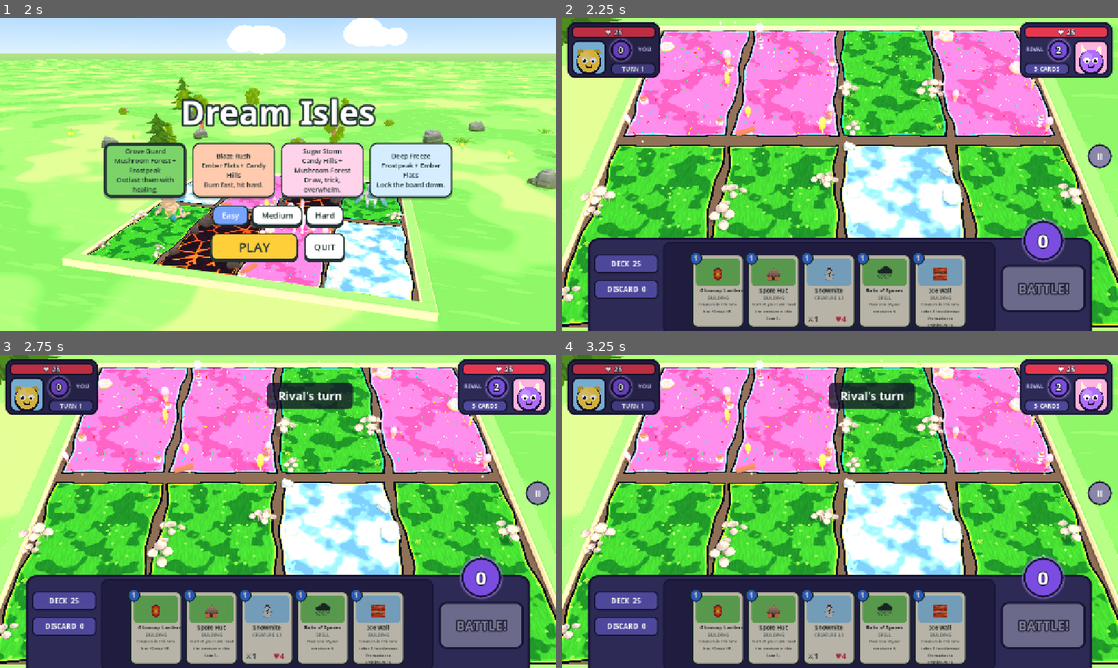
Above: before the commit, frames 1-4 (two rows, left to right).
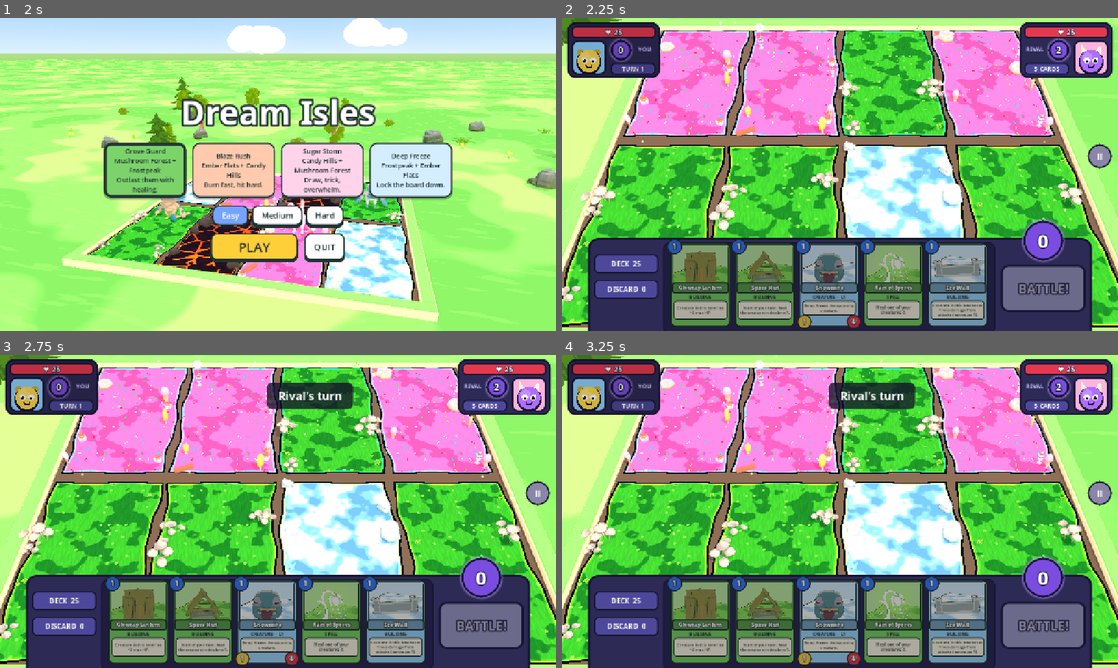
Above: after the commit, the same moments.

Repository: muriarty1893/cardwards
Game: Godot game, scene res://menus/main_menu.tscn
Two runs of this game, one before a commit and one after it. Both use one fixed random seed, a clock stepped at 60 frames per second and the inputs below.
Inputs (mouse positions are in pixels of both pictures, inside the frame that each line leads up to):
- Up to frame 1 (2 s): click "Easy" at 0.5 s; click "Easy" at 1.25 s
- Up to frame 2 (2.25 s): click "PLAY" at 2 s
- Up to frame 3 (2.75 s): no input
- Up to frame 4 (3.25 s): drag from (717, 627) to (895, 442) at 2.77 s

Frame 1 is identical in both runs. In frame 2, 13% of the frame differs, in the area x 18-77%, y 70-100%; in frame 3, 13%; in frame 4, 13%.

Commit message:
feat: illustrated card frames and readable hover in hand
Co-Authored-By: Claude Opus 5.5 <noreply@anthropic.com>
Claude-Session: https://claude.ai/code/session_01KWhDzHoaJZoxty1TDdYE3R

Diff:
--- a/tests/test_ui_layout.gd
+++ b/tests/test_ui_layout.gd
@@ -30,11 +30,29 @@
 	assert_true(cards.size.x > 0, "hand has cards")
 	assert_true(not hud.end_turn_button.get_global_rect().intersects(cards), "END TURN clear of hand at %s" % size)
 	assert_true(cards.position.x >= 0 and cards.end.x <= size.x, "hand fits horizontally at %s" % size)
+	for i: int in [0, 6]:
+		hand.hover(i)
+		await tree.process_frame
+		var hr: Rect2 = hand.hovered_rect()
+		assert_true(screen.encloses(hr), "hovered card %d on screen at %s (%s)" % [i, size, hr])
+		assert_true(not hud.end_turn_button.get_global_rect().intersects(hr), "hovered card %d clear of BATTLE! at %s" % [i, size])
 	holder.queue_free()
 	await tree.process_frame
 
 
 func test_hud_fits() -> bool:
 	await _check(Vector2(1280, 720))
+	await _check(Vector2(1366, 768))
 	await _check(Vector2(1920, 1080))
 	return true
+
+
+func test_card_faces() -> bool:
+	for c: CardData in CardDB.all_cards():
+		var w := CardWidget.new()
+		w.setup(c, 0)
+		assert_true(w.art_texture() != null, "art for %s" % c.id)
+		if c.text != "":
+			assert_eq(w.text_label().text, c.text, "rules text on %s" % c.id)
+		w.free()
+	return true
--- a/tools/screenshot.gd
+++ b/tools/screenshot.gd
@@ -8,6 +8,8 @@
 var _path: String = ""
 ## --fps-log=<seconds>: after a 2 s warm-up, sample frame times, print a summary and quit.
 var _fps_secs: float = 0.0
+## --hover-card=<i>: hover card i in the match hand before the shot.
+var _hover_card: int = -1
 var _fps_t: float = 0.0
 var _fps_frames: int = 0
 var _fps_worst: float = 0.0
@@ -26,6 +28,8 @@
 			_frames = int(arg.substr(14))
 		elif arg.begins_with("--fps-log="):
 			_fps_secs = float(arg.substr(10))
+		elif arg.begins_with("--hover-card="):
+			_hover_card = int(arg.substr(13))
 	set_process(_path != "" or _fps_secs > 0.0)
 
 
@@ -45,6 +49,14 @@
 		scene.reparent(_vp, false)
 		return
 	_frames -= 1
+	if _hover_card >= 0 and _frames == 10:
+		var hand: Node = _vp.find_child("Hand", true, false)
+		if hand == null:
+			for n: Node in _vp.find_children("*", "Control", true, false):
+				if n is Hand:
+					hand = n
+		if hand:
+			(hand as Hand).hover(_hover_card)
 	if _frames > 0:
 		return
 	_vp.get_texture().get_image().save_png(_path)
--- a/view/ui/card_widget.gd
+++ b/view/ui/card_widget.gd
@@ -1,24 +1,16 @@
 class_name CardWidget
 extends Control
-## A 120x168 card face for the hand.
+## A 140x196 card face: land-coloured frame with an ink border, baked picture, name ribbon,
+## type line, rules text, cost gem and (creatures) sword and heart badges.
 
-const SIZE := Vector2(120, 168)
-const ICONS: Dictionary = {
-	&"sporeling": "🍄", &"mossback": "🐢", &"puffcap": "🌼", &"glimmer_morel": "✨", &"rootstalker": "🌳",
-	&"elder_shroomhulk": "👑", &"spore_hut": "🛖", &"glowcap_lantern": "🏮", &"rain_of_spores": "🌧", &"regrowth": "🌱",
-	&"cinderpup": "🐶", &"ashmite": "🪲", &"flarebeak": "🐦", &"magmaw": "👹", &"blazehorn": "🐗",
-	&"inferno_drake": "🐉", &"kiln_tower": "🏭", &"smokestack": "🗼", &"fireball": "☄", &"ember_rain": "🔥",
-	&"gumdrop": "🍬", &"taffy_snail": "🐌", &"lollibat": "🦇", &"sugar_sprite": "🧚", &"jellywobble": "🪼",
-	&"bonbon_behemoth": "🍩", &"sugar_shack": "🏠", &"candy_mill": "🎡", &"sugar_rush": "🍭", &"swap_trick": "🔀",
-	&"snowmite": "⛄", &"iceling": "🧊", &"frostfang": "🐺", &"glacier_tortoise": "🐢", &"rimewing": "🦋",
-	&"blizzard_titan": "🗿", &"ice_wall": "🧱", &"frost_spire": "🏔", &"cold_snap": "❄", &"avalanche": "🌨",
-}
-const KIND_NAMES: Array[String] = ["creature", "building", "spell"]
+const SIZE := Vector2(140, 196)
+const ART := Rect2(8, 8, 124, 93)
+const KIND_NAMES: Array[String] = ["CREATURE", "BUILDING", "SPELL"]
 
 var card: CardData
 var index: int = -1
-var _face: Panel
-var _tip: PanelContainer
+var _art: TextureRect
+var _text: Label
 
 
 func setup(c: CardData, i: int) -> void:
@@ -26,86 +18,98 @@
 	index = i
 	custom_minimum_size = SIZE
 	size = SIZE
-	pivot_offset = Vector2(SIZE.x / 2.0, SIZE.y)
+	pivot_offset = Vector2.ZERO
 	mouse_filter = Control.MOUSE_FILTER_STOP
-	_face = Panel.new()
-	_face.size = SIZE
-	_face.mouse_filter = Control.MOUSE_FILTER_IGNORE
-	var sb := UiStyle.panel(Palette.PAPER, 12)
-	_face.add_theme_stylebox_override("panel", sb)
-	add_child(_face)
-	var art := Panel.new()
-	art.position = Vector2(9, 10)
-	art.size = Vector2(SIZE.x - 18, 62)
-	var asb := StyleBoxFlat.new()
-	asb.bg_color = Palette.LAND_CARD[c.land]
-	asb.set_corner_radius_all(8)
-	art.add_theme_stylebox_override("panel", asb)
-	art.mouse_filter = Control.MOUSE_FILTER_IGNORE
-	_face.add_child(art)
-	var icon := UiStyle.label(ICONS.get(c.id, "?"), 34)
-	icon.size = art.size
-	icon.horizontal_alignment = HORIZONTAL_ALIGNMENT_CENTER
-	icon.vertical_alignment = VERTICAL_ALIGNMENT_CENTER
-	art.add_child(icon)
-	var name_l := UiStyle.bold(UiStyle.label(c.display_name, 12 if c.display_name.length() > 13 else 13))
-	name_l.position = Vector2(4, 74)
-	name_l.size = Vector2(SIZE.x - 8, 20)
+	var land: Color = Palette.LAND_CARD[c.land]
+	var frame := _panel(Rect2(Vector2.ZERO, SIZE), land, 4, 12)
+	add_child(frame)
+	# Picture window.
+	var art_back := _panel(ART.grow(2), Palette.INK, 0, 8)
+	frame.add_child(art_back)
+	_art = TextureRect.new()
+	_art.position = ART.position
+	_art.size = ART.size
+	_art.expand_mode = TextureRect.EXPAND_IGNORE_SIZE
+	_art.stretch_mode = TextureRect.STRETCH_KEEP_ASPECT_COVERED
+	_art.mouse_filter = Control.MOUSE_FILTER_IGNORE
+	if ResourceLoader.exists(VisualDB.art_path(c.id)):
+		_art.texture = load(VisualDB.art_path(c.id)) as Texture2D
+	frame.add_child(_art)
+	# Name ribbon across the bottom of the picture.
+	var ribbon := _panel(Rect2(4, 92, SIZE.x - 8, 26), land.darkened(0.25), 3, 6)
+	frame.add_child(ribbon)
+	var name_l := UiStyle.title(UiStyle.label(c.display_name, 15 if c.display_name.length() <= 13 else 14, Color.WHITE)) as Label
+	name_l.size = ribbon.size
 	name_l.horizontal_alignment = HORIZONTAL_ALIGNMENT_CENTER
+	name_l.vertical_alignment = VERTICAL_ALIGNMENT_CENTER
 	name_l.clip_text = true
-	_face.add_child(name_l)
-	var kind := UiStyle.label(KIND_NAMES[c.kind].to_upper() + ("  L%d" % c.level if c.is_creature() else ""), 10, Color("#667777"))
-	kind.position = Vector2(4, 93)
+	name_l.add_theme_color_override("font_outline_color", Palette.INK)
+	name_l.add_theme_constant_override("outline_size", 6)
+	ribbon.add_child(name_l)
+	var kind := UiStyle.bold(UiStyle.label(KIND_NAMES[c.kind] + ("  ·  L%d" % c.level if c.is_creature() else ""), 10, Palette.INK))
+	kind.position = Vector2(4, 119)
 	kind.size = Vector2(SIZE.x - 8, 14)
 	kind.horizontal_alignment = HORIZONTAL_ALIGNMENT_CENTER
-	_face.add_child(kind)
+	frame.add_child(kind)
+	# Rules text on a paper panel (kept above the stat badges on creatures).
+	var text_rect := Rect2(8, 134, SIZE.x - 16, 34 if c.is_creature() else 44)
+	var paper := _panel(text_rect, Palette.PAPER, 2, 6)
+	frame.add_child(paper)
+	_text = UiStyle.label(c.text, 10 if c.text.length() <= 34 else 9, Palette.INK)
+	_text.autowrap_mode = TextServer.AUTOWRAP_WORD_SMART
+	_text.horizontal_alignment = HORIZONTAL_ALIGNMENT_CENTER
+	_text.vertical_alignment = VERTICAL_ALIGNMENT_CENTER
+	_text.position = Vector2(3, 0)
+	_text.size = text_rect.size - Vector2(6, 0)
+	_text.add_theme_constant_override("line_spacing", -2)
+	paper.add_child(_text)
+	paper.visible = c.text != ""
+	add_child(_gem(Vector2(-8, -8), 36, Palette.MAGIC, str(c.cost), 18))
 	if c.is_creature():
-		var atk := UiStyle.bold(UiStyle.label("⚔%d" % c.attack, 17))
-		atk.position = Vector2(10, 136)
-		_face.add_child(atk)
-		var hp := UiStyle.bold(UiStyle.label("♥%d" % c.health, 17, Palette.HP))
-		hp.position = Vector2(SIZE.x - 46, 136)
-		_face.add_child(hp)
-	else:
-		var tx := UiStyle.label(c.text, 9, Palette.INK)
-		tx.autowrap_mode = TextServer.AUTOWRAP_WORD_SMART
-		tx.horizontal_alignment = HORIZONTAL_ALIGNMENT_CENTER
-		tx.clip_text = false
-		tx.custom_minimum_size = Vector2(SIZE.x - 16, 0)
-		_face.add_child(tx)
-		tx.position = Vector2(8, 108)
-		tx.size = Vector2(SIZE.x - 16, 54)
-	var cost := Panel.new()
-	cost.position = Vector2(-6, -6)
-	cost.size = Vector2(30, 30)
-	var csb := StyleBoxFlat.new()
-	csb.bg_color = Palette.MAGIC
-	csb.border_color = Palette.INK
-	csb.set_border_width_all(3)
-	csb.set_corner_radius_all(15)
-	cost.add_theme_stylebox_override("panel", csb)
-	cost.mouse_filter = Control.MOUSE_FILTER_IGNORE
-	var cl := UiStyle.bold(UiStyle.label(str(c.cost), 16, Color.WHITE))
-	cl.size = cost.size
-	cl.horizontal_alignment = HORIZONTAL_ALIGNMENT_CENTER
-	cl.vertical_alignment = VERTICAL_ALIGNMENT_CENTER
-	cost.add_child(cl)
-	add_child(cost)
-	_tip = PanelContainer.new()
-	_tip.add_theme_stylebox_override("panel", UiStyle.panel(Color(1, 1, 1, 0.97), 10))
-	var tl := UiStyle.label("%s\n%s" % [c.display_name, c.text if c.text != "" else "No ability."], 14)
-	tl.autowrap_mode = TextServer.AUTOWRAP_WORD_SMART
-	tl.custom_minimum_size = Vector2(200, 0)
-	_tip.add_child(tl)
-	_tip.position = Vector2(-40, -110)
-	_tip.visible = false
-	_tip.mouse_filter = Control.MOUSE_FILTER_IGNORE
-	add_child(_tip)
+		add_child(_gem(Vector2(-4, 166), 34, Color("#ffcf3a"), str(c.attack), 17, "⚔"))
+		add_child(_gem(Vector2(SIZE.x - 30, 166), 34, Palette.HP, str(c.health), 17, "♥"))
+
+
+func art_texture() -> Texture2D:
+	return _art.texture
+
+
+func text_label() -> Label:
+	return _text
 
 
 func set_playable(on: bool) -> void:
-	modulate = Color.WHITE if on else Color(0.72, 0.72, 0.72, 1.0)
+	modulate = Color.WHITE if on else Color(0.68, 0.68, 0.68, 1.0)
 
 
-func show_tip(on: bool) -> void:
-	_tip.visible = on and card.text != ""
+func _panel(r: Rect2, bg: Color, border: int, radius: int) -> Panel:
+	var p := Panel.new()
+	p.position = r.position
+	p.size = r.size
+	p.mouse_filter = Control.MOUSE_FILTER_IGNORE
+	var sb := StyleBoxFlat.new()
+	sb.bg_color = bg
+	sb.border_color = Palette.INK
+	sb.set_border_width_all(border)
+	sb.set_corner_radius_all(radius)
+	p.add_theme_stylebox_override("panel", sb)
+	return p
+
+
+## Round badge with a number (and a faint symbol behind it).
+func _gem(pos: Vector2, d: float, col: Color, value: String, font: int, symbol: String = "") -> Panel:
+	var g := _panel(Rect2(pos, Vector2(d, d)), col, 3, int(d / 2.0))
+	if symbol != "":
+		var s := UiStyle.label(symbol, int(d * 0.62), Color(1, 1, 1, 0.35))
+		s.size = g.size
+		s.horizontal_alignment = HORIZONTAL_ALIGNMENT_CENTER
+		s.vertical_alignment = VERTICAL_ALIGNMENT_CENTER
+		g.add_child(s)
+	var l := UiStyle.title(UiStyle.label(value, font, Color.WHITE)) as Label
+	l.size = g.size
+	l.horizontal_alignment = HORIZONTAL_ALIGNMENT_CENTER
+	l.vertical_alignment = VERTICAL_ALIGNMENT_CENTER
+	l.add_theme_color_override("font_outline_color", Palette.INK)
+	l.add_theme_constant_override("outline_size", 6)
+	g.add_child(l)
+	return g
--- a/view/ui/hand.gd
+++ b/view/ui/hand.gd
@@ -1,12 +1,15 @@
 class_name Hand
 extends Control
-## Fanned hand of cards along the bottom. Hover raises a card; press-drag-release plays it.
+## Row of cards along the bottom. Hover lifts and enlarges a card so it can be read;
+## press-drag-release plays it.
 
 signal card_drag_started(index: int)
 signal card_dropped(index: int, screen_pos: Vector2)
 
 ## The hand is a straight row inside the HUD tray, between its left and right columns.
-const MAX_STEP := 128.0
+const MAX_STEP := 148.0
+## A hovered card grows to this scale (replaces the old tooltip).
+const HOVER_SCALE := 1.6
 const RAISE := 34.0
 const REGION_LEFT := 240.0
 const REGION_RIGHT := 290.0
@@ -17,6 +20,8 @@
 var _drag: int = -1
 var _drag_offset: Vector2
 var enabled: bool = true
+## Where the last dragged card was released (playback flies the card from here).
+var last_drop_pos: Vector2 = Vector2.ZERO
 
 
 func _init() -> void:
@@ -59,22 +64,46 @@
 		if i == _drag:
 			continue
 		var w: CardWidget = _cards[i]
-		var pos: Vector2 = _home(i) - (Vector2(0, RAISE) if i == _hover else Vector2.ZERO)
-		var rot: float = 0.0
-		w.z_index = 10 if i == _hover else i
-		w.show_tip(i == _hover and _drag < 0)
+		var hovered: bool = i == _hover and _drag < 0
+		var pos: Vector2 = _hover_rect(i).position if hovered else _home(i)
+		var sc: Vector2 = Vector2.ONE * (HOVER_SCALE if hovered else 1.0)
+		w.z_index = 10 if hovered else i
 		if animated:
 			var tw := w.create_tween().set_parallel(true).set_trans(Tween.TRANS_BACK).set_ease(Tween.EASE_OUT)
 			tw.tween_property(w, "position", pos, 0.15)
-			tw.tween_property(w, "rotation", rot, 0.15)
+			tw.tween_property(w, "scale", sc, 0.15)
 		else:
 			w.position = pos
-			w.rotation = rot
+			w.scale = sc
 
 
 func _notification(what: int) -> void:
 	if what == NOTIFICATION_RESIZED:
 		_layout(false)
+
+
+## Enlarged card i: grown from its bottom centre, lifted, kept inside the hand region.
+func _hover_rect(i: int) -> Rect2:
+	var home := Rect2(_home(i), CardWidget.SIZE)
+	var big: Vector2 = CardWidget.SIZE * HOVER_SCALE
+	var x: float = home.get_center().x - big.x / 2.0
+	x = clampf(x, REGION_LEFT, maxf(REGION_LEFT, size.x - REGION_RIGHT - big.x))
+	var bottom: float = home.end.y - RAISE
+	return Rect2(Vector2(x, maxf(0.0, bottom - big.y)), big)
+
+
+## Screen rect of the hovered card (empty if none).
+func hovered_rect() -> Rect2:
+	if _hover < 0:
+		return Rect2()
+	var r: Rect2 = _hover_rect(_hover)
+	return Rect2(global_position + r.position, r.size)
+
+
+## Same as the mouse entering card i (tests use it).
+func hover(i: int) -> void:
+	_hover = i
+	_layout(false)
 
 
 func cards_rect() -> Rect2:
@@ -106,9 +135,8 @@
 		_drag = i
 		_hover = -1
 		var w: CardWidget = _cards[i]
-		w.rotation = 0.0
+		w.scale = Vector2.ONE
 		w.z_index = 20
-		w.show_tip(false)
 		_drag_offset = CardWidget.SIZE / 2.0
 		card_drag_started.emit(i)
 		accept_event()
@@ -126,6 +154,7 @@
 		var i: int = _drag
 		_drag = -1
 		_cards[i].scale = Vector2.ONE
+		last_drop_pos = mb.position
 		card_dropped.emit(i, mb.position)
 		_layout()
 
